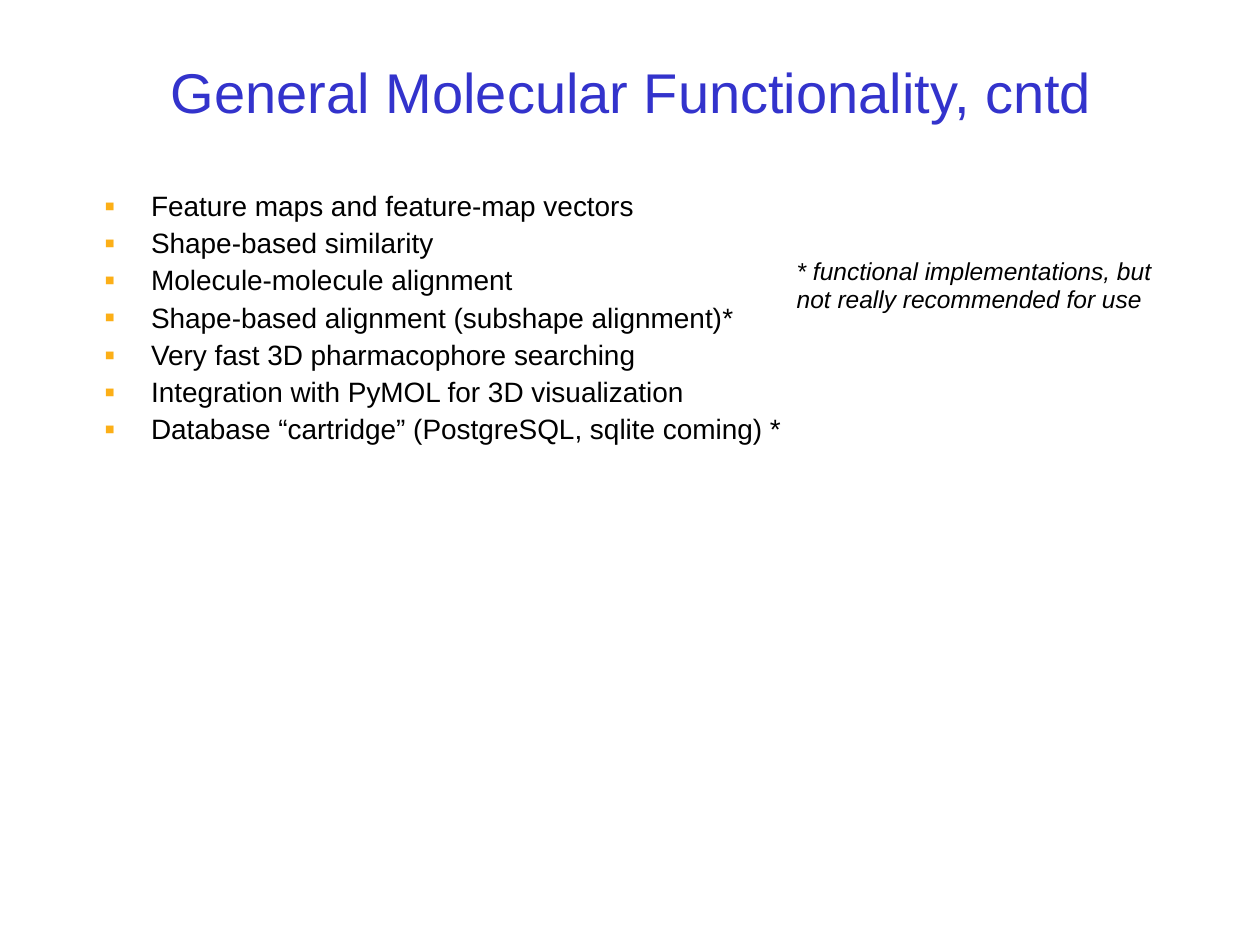
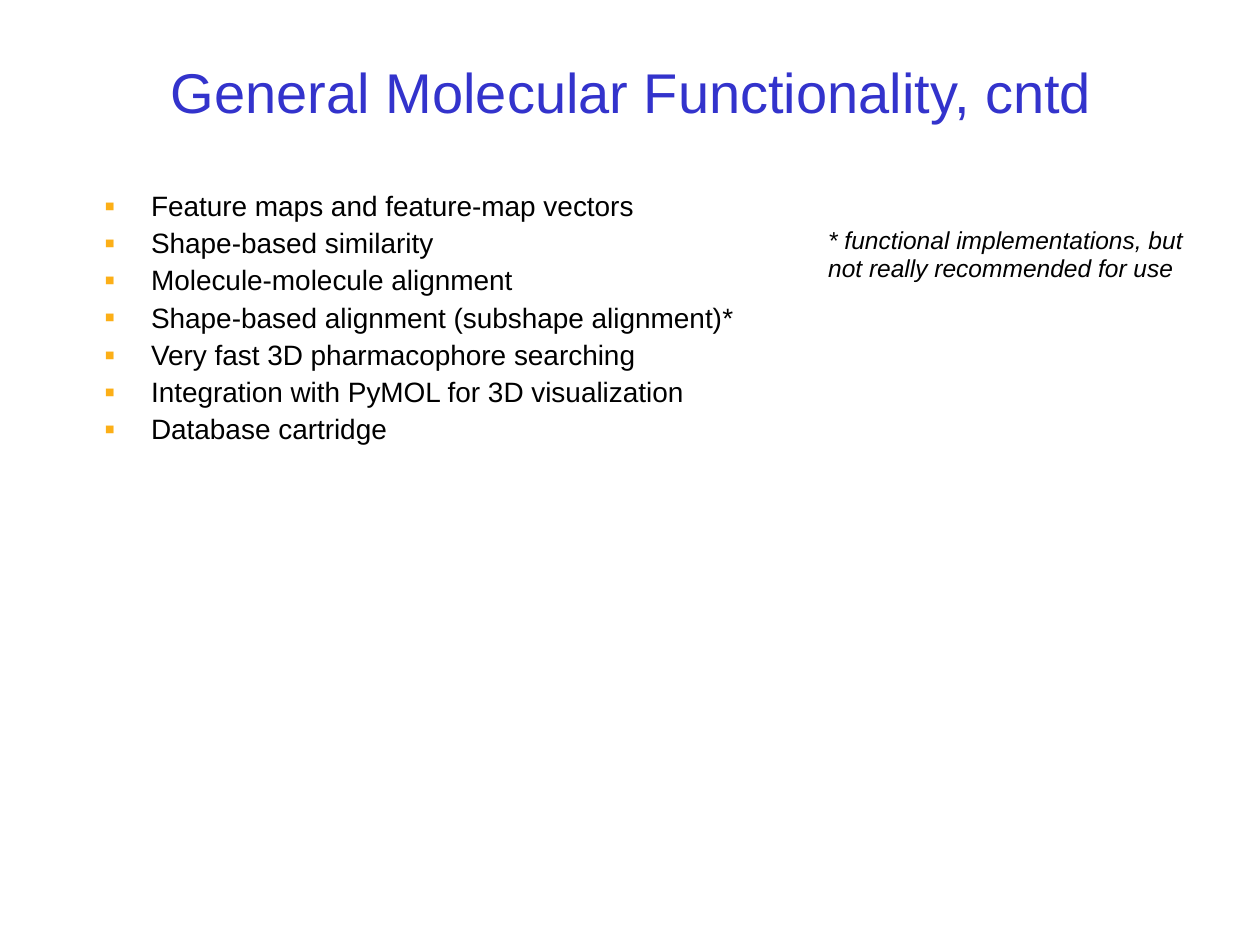
Before and after one commit to rdkit/rdkit-orig, a slide deck: slide 5 of Docs/RDKit_Overview.odp. Drawn at 1260x945 pixels with LibreOffice and Linux fonts; fonts in the diff are those of the drawing. Boxes give left, top, right and bottom in pixels: in the first picture for what was removed or moved away, otherwise in the second. Text is boxed around its words. In the diff, an @@ line names an element or a change of style, - is before the commit and + after.

```diff
--- a/Docs/RDKit_Overview.odp
+++ b/Docs/RDKit_Overview.odp
@@ text "* functional implementations, but not ...": place and size @@
-text "* functional implementations, but not ..." at (797,262,1151,313)
+text "* functional implementations, but not ..." at (828,231,1182,282)
@@ text at (151,418,387,444): text changed @@
-▪ Database “cartridge” (PostgreSQL, sqlite coming) *
+▪ Database cartridge
```
Also in this commit, not shown: 1 other slide changed, 2 slides removed, 1 other file.
